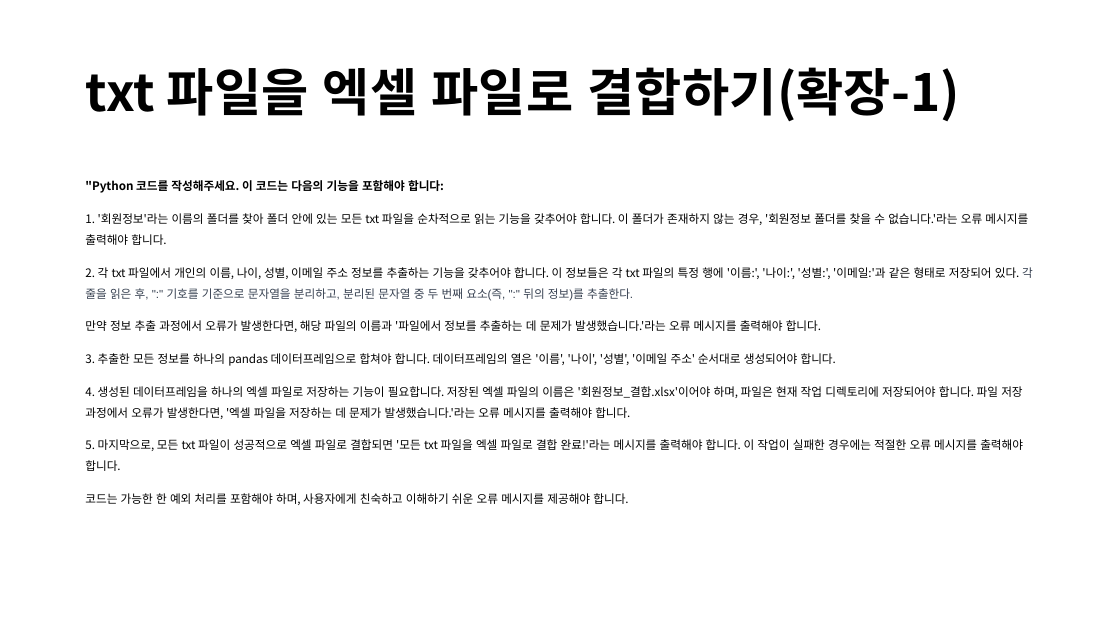
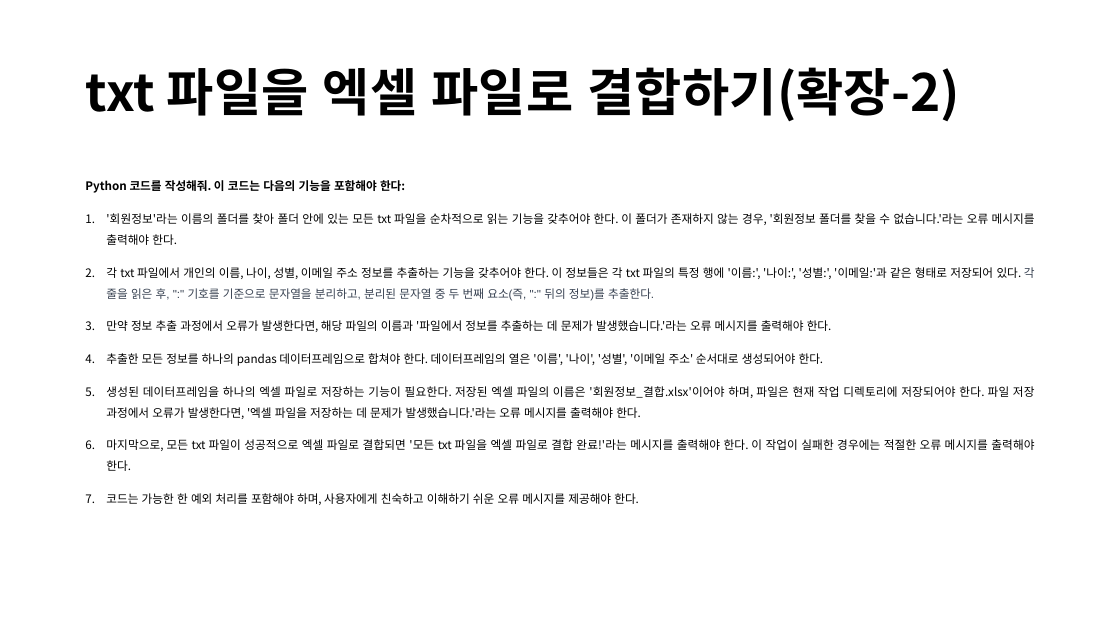
Before and after one commit to lolsaless/Python, a slide deck: slide 12 of 프롬프트 실습.pptx. Drawn at 1120x630 pixels with LibreOffice and Linux fonts; fonts in the diff are those of the drawing. Boxes give left, top, right and bottom in pixels: in the first picture for what was removed or moved away, otherwise in the second. Text is boxed around its words. In the diff, an @@ line names an element or a change of style, - is before the commit and + after.

```diff
--- a/프롬프트 실습.pptx
+++ b/프롬프트 실습.pptx
@@ title at [85,67,960,122]: text changed @@
-txt 파일을 엑셀 파일로 결합하기(확장-1)
+txt 파일을 엑셀 파일로 결합하기(확장-2)
@@ text at [85,180,1035,505]: text changed @@
-"Python 코드를 작성해주세요. 이 코드는 다음의 기능을 포함해야 합니다:
-1. '회원정보'라는 이름의 폴더를 찾아 폴더 안에 있는 모든 txt 파일을 순차적으로 읽는 기능을 갖추어야 합니다. 이 폴더가 존재하지 않는 경우, '회원정보 폴더를 찾을 수 없습니다.'라는 오류 메시지를 출력해야 합니다.
-2. 각 txt 파일에서 개인의 이름, 나이, 성별, 이메일 주소 정보를 추출하는 기능을 갖추어야 합니다. 이 정보들은 각 txt 파일의 특정 행에 '이름:', '나이:', '성별:', '이메일:'과 같은 형태로 저장되어 있다. 각 줄을 읽은 후, ":" 기호를 기준으로 문자열을 분리하고, 분리된 문자열 중 두 번째 요소(즉, ":" 뒤의 정보)를 추출한다.
-만약 정보 추출 과정에서 오류가 발생한다면, 해당 파일의 이름과 '파일에서 정보를 추출하는 데 문제가 발생했습니다.'라는 오류 메시지를 출력해야 합니다.
-3. 추출한 모든 정보를 하나의 pandas 데이터프레임으로 합쳐야 합니다. 데이터프레임의 열은 '이름', '나이', '성별', '이메일 주소' 순서대로 생성되어야 합니다.
-4. 생성된 데이터프레임을 하나의 엑셀 파일로 저장하는 기능이 필요합니다. 저장된 엑셀 파일의 이름은 '회원정보_결합.xlsx'이어야 하며, 파일은 현재 작업 디렉토리에 저장되어야 합니다. 파일 저장 과정에서 오류가 발생한다면, '엑셀 파일을 저장하는 데 문제가 발생했습니다.'라는 오류 메시지를 출력해야 합니다.
-5. 마지막으로, 모든 txt 파일이 성공적으로 엑셀 파일로 결합되면 '모든 txt 파일을 엑셀 파일로 결합 완료!'라는 메시지를 출력해야 합니다. 이 작업이 실패한 경우에는 적절한 오류 메시지를 출력해야 합니다.
-코드는 가능한 한 예외 처리를 포함해야 하며, 사용자에게 친숙하고 이해하기 쉬운 오류 메시지를 제공해야 합니다.
+Python 코드를 작성해줘. 이 코드는 다음의 기능을 포함해야 한다:
+1. '회원정보'라는 이름의 폴더를 찾아 폴더 안에 있는 모든 txt 파일을 순차적으로 읽는 기능을 갖추어야 한다. 이 폴더가 존재하지 않는 경우, '회원정보 폴더를 찾을 수 없습니다.'라는 오류 메시지를 출력해야 한다.
+2. 각 txt 파일에서 개인의 이름, 나이, 성별, 이메일 주소 정보를 추출하는 기능을 갖추어야 한다. 이 정보들은 각 txt 파일의 특정 행에 '이름:', '나이:', '성별:', '이메일:'과 같은 형태로 저장되어 있다. 각 줄을 읽은 후, ":" 기호를 기준으로 문자열을 분리하고, 분리된 문자열 중 두 번째 요소(즉, ":" 뒤의 정보)를 추출한다.
+3. 만약 정보 추출 과정에서 오류가 발생한다면, 해당 파일의 이름과 '파일에서 정보를 추출하는 데 문제가 발생했습니다.'라는 오류 메시지를 출력해야 한다.
+4. 추출한 모든 정보를 하나의 pandas 데이터프레임으로 합쳐야 한다. 데이터프레임의 열은 '이름', '나이', '성별', '이메일 주소' 순서대로 생성되어야 한다.
+5. 생성된 데이터프레임을 하나의 엑셀 파일로 저장하는 기능이 필요한다. 저장된 엑셀 파일의 이름은 '회원정보_결합.xlsx'이어야 하며, 파일은 현재 작업 디렉토리에 저장되어야 한다. 파일 저장 과정에서 오류가 발생한다면, '엑셀 파일을 저장하는 데 문제가 발생했습니다.'라는 오류 메시지를 출력해야 한다.
+6. 마지막으로, 모든 txt 파일이 성공적으로 엑셀 파일로 결합되면 '모든 txt 파일을 엑셀 파일로 결합 완료!'라는 메시지를 출력해야 한다. 이 작업이 실패한 경우에는 적절한 오류 메시지를 출력해야 한다.
+7. 코드는 가능한 한 예외 처리를 포함해야 하며, 사용자에게 친숙하고 이해하기 쉬운 오류 메시지를 제공해야 한다.
```
Also in this commit, not shown: 37 other slides changed, 4 slides added, 1 slide removed.
